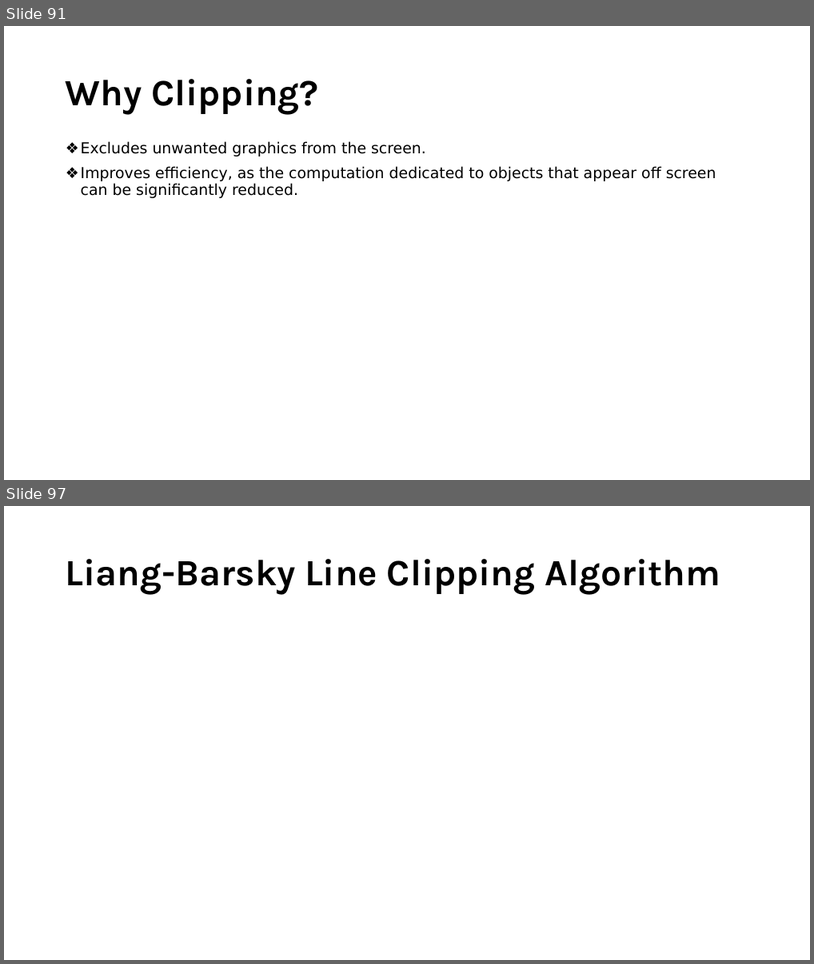
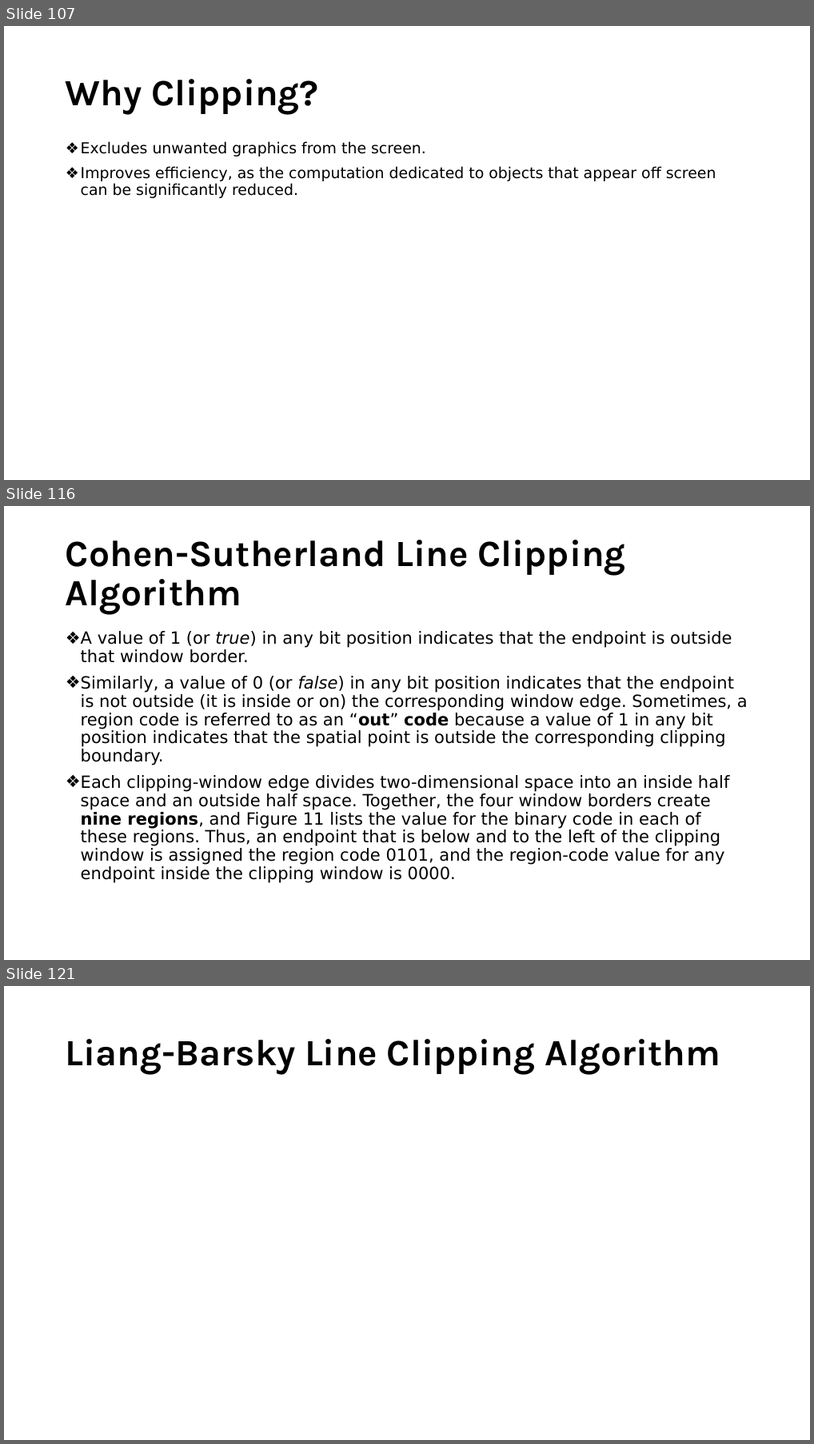
Before and after one commit to YatruHHM/Computer-Graphics-Slides-CSIT, a slide deck: Unit 3 Two-Dimensional Geometric Transformations.pptx. Shown one above the other, each under a label of ours: slides 91 and 97 before the commit, slides 107, 116 and 121 after it; the slides between them are not shown. The pictures are 814x964 and 814x1444 pixels, drawn with LibreOffice and Linux fonts; fonts in the diff are those of the drawing; grey boxes stand for pictures. Boxes give left, top, right and bottom in pixels: in the first picture for what was removed or moved away, otherwise in the second. Text is boxed around its words. In the diff, an @@ line names an element or a change of style, - is before the commit and + after.

```diff
--- a/Unit 3 Two-Dimensional Geometric Transformations.pptx
+++ b/Unit 3 Two-Dimensional Geometric Transformations.pptx
@@ slide 116 added at (4,506,810,960), background #FFFFFF @@
@@ title added at (66,540,626,614), 44 pt, text #000000, bold @@
+Cohen-Sutherland Line Clipping Algorithm
@@ text added at (66,631,748,883), 20 pt, text #000000 @@
+❖ A value of 1 (or true) in any bit position indicates that the endpoint is outside that window border.
+❖ Similarly, a value of 0 (or false) in any bit position indicates that the endpoint is not outside (it is inside or on) the corresponding window edge. Sometimes, a region code is referred to as an “out” code because a value of 1 in any bit position indicates that the spatial point is outside the corresponding clipping boundary.
+❖ Each clipping-window edge divides two-dimensional space into an inside half space and an outside half space. Together, the four window borders create nine regions, and Figure 11 lists the value for the binary code in each of these regions. Thus, an endpoint that is below and to the left of the clipping window is assigned the region code 0101, and the region-code value for any endpoint inside the clipping window is 0000.
@@ what was slide 91 is now slide 107 @@
@@ what was slide 97 is now slide 121 @@
```
Also in this commit, not shown: 21 slides changed, 35 other slides added, 1 slide removed.
